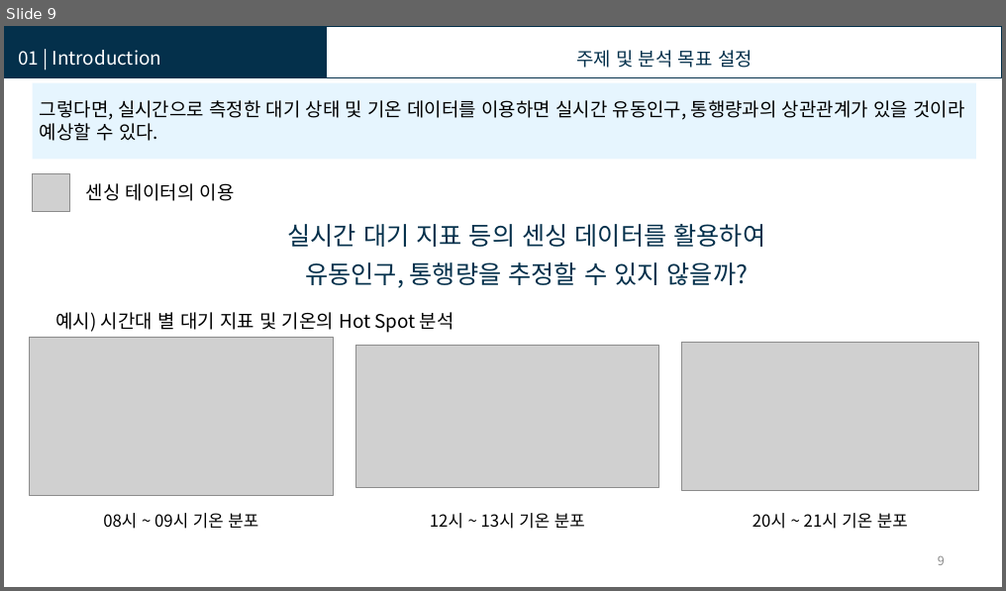
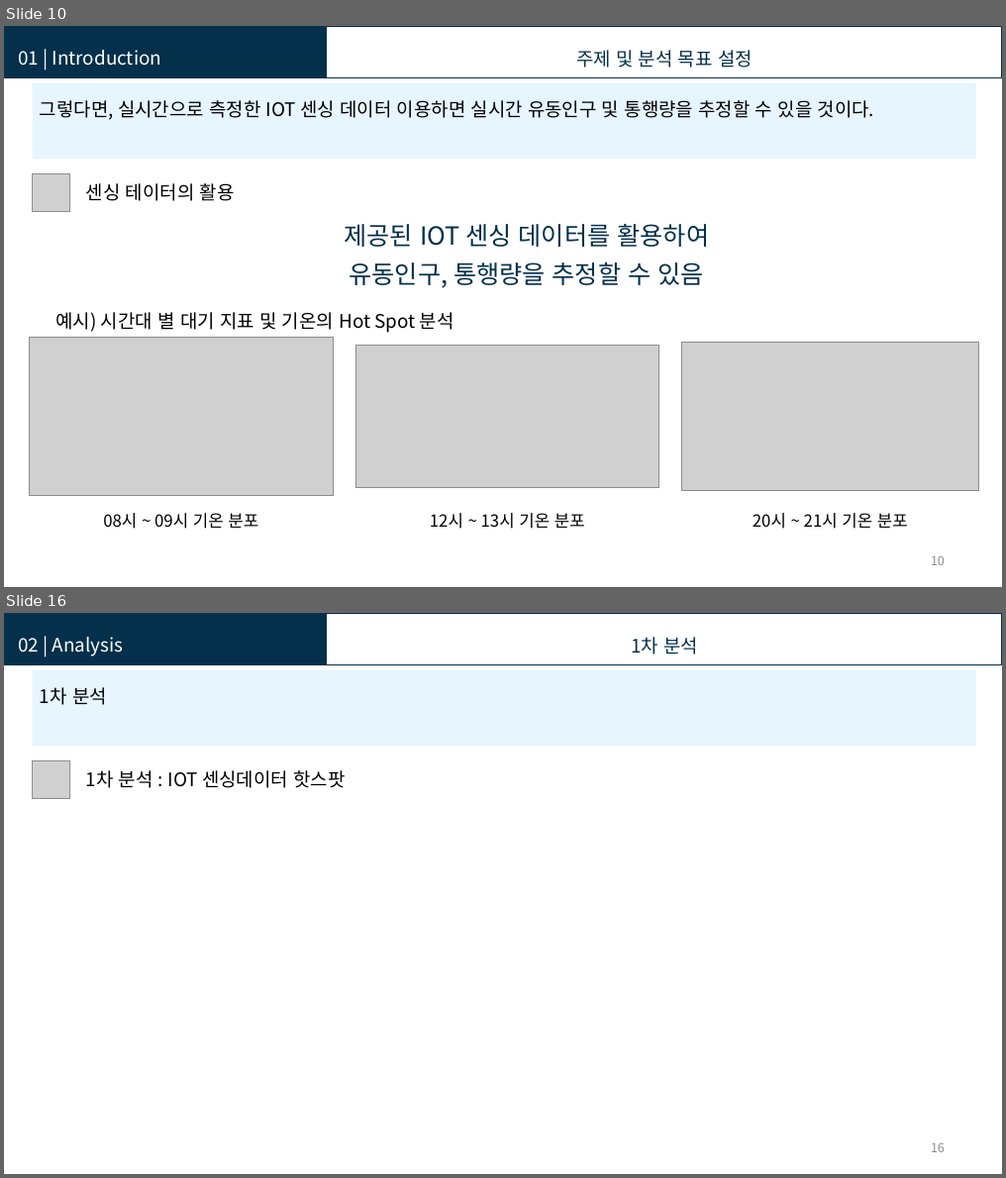
Before and after one commit to KISTI-hackathon-2017/Kangwon-Univ.-Team1, a slide deck: Presentation/U-Bike 타슈.pptx. Shown one above the other, each under a label of ours: slide 9 before the commit, slides 10 and 16 after it; the slides between them are not shown. The pictures are 1006x591 and 1006x1178 pixels, drawn with LibreOffice and Linux fonts; fonts in the diff are those of the drawing; grey boxes stand for pictures. Boxes give left, top, right and bottom in pixels: in the first picture for what was removed or moved away, otherwise in the second. Text is boxed around its words. In the diff, an @@ line names an element or a change of style, - is before the commit and + after.

```diff
--- a/Presentation/U-Bike 타슈.pptx
+++ b/Presentation/U-Bike 타슈.pptx
@@ slide 16 added at box(4, 613, 1002, 1174), background #FFFFFF @@
@@ rectangle added at box(4, 613, 326, 664), fill #04304B, outline #04304B 2 pt @@
@@ text added at box(18, 637, 124, 657), 18 pt, text #FFFFFF @@
+02 | Analysis
@@ rectangle added at box(326, 613, 1002, 664), outline #04304B 1 pt @@
@@ text added at box(631, 637, 698, 655), 18 pt, text #04304B @@
+  1차 분석
@@ rectangle added at box(33, 669, 976, 747), fill #E6F5FE @@
@@ text added at box(40, 687, 107, 705), 18 pt, text #000000 @@
+1차 분석
@@ picture added at box(33, 761, 70, 799) @@
@@ text added at box(86, 770, 345, 788), 18 pt, text #000000 @@
+1차 분석 : IOT 센싱데이터 핫스팟
@@ page number added at box(931, 1144, 944, 1153), 12 pt, text #8C8C8C @@
+16
@@ what was slide 9 is now slide 10 @@
@@ slide 10 changed as well @@
@@ text at box(40, 100, 874, 120): text changed @@
-그렇다면, 실시간으로 측정한 대기 상태 및 기온 데이터를 이용하면 실시간 유동인구, 통행량과의 상관관계가 있을 것이라 예상할 수 있다.
+그렇다면, 실시간으로 측정한 IOT 센싱 데이터 이용하면 실시간 유동인구 및 통행량을 추정할 수 있을 것이다.
@@ text at box(86, 183, 235, 201): text changed @@
-센싱 테이터의 이용
+센싱 테이터의 활용
@@ text at box(344, 224, 709, 288): text changed @@
-실시간 대기 지표 등의 센싱 데이터를 활용하여
-유동인구, 통행량을 추정할 수 있지 않을까?
+제공된 IOT 센싱 데이터를 활용하여
+유동인구, 통행량을 추정할 수 있음
@@ page number at box(931, 557, 944, 566): text changed @@
-9
+10
```
Also in this commit, not shown: 6 other slides changed, 12 other slides added, 2 slides removed.
